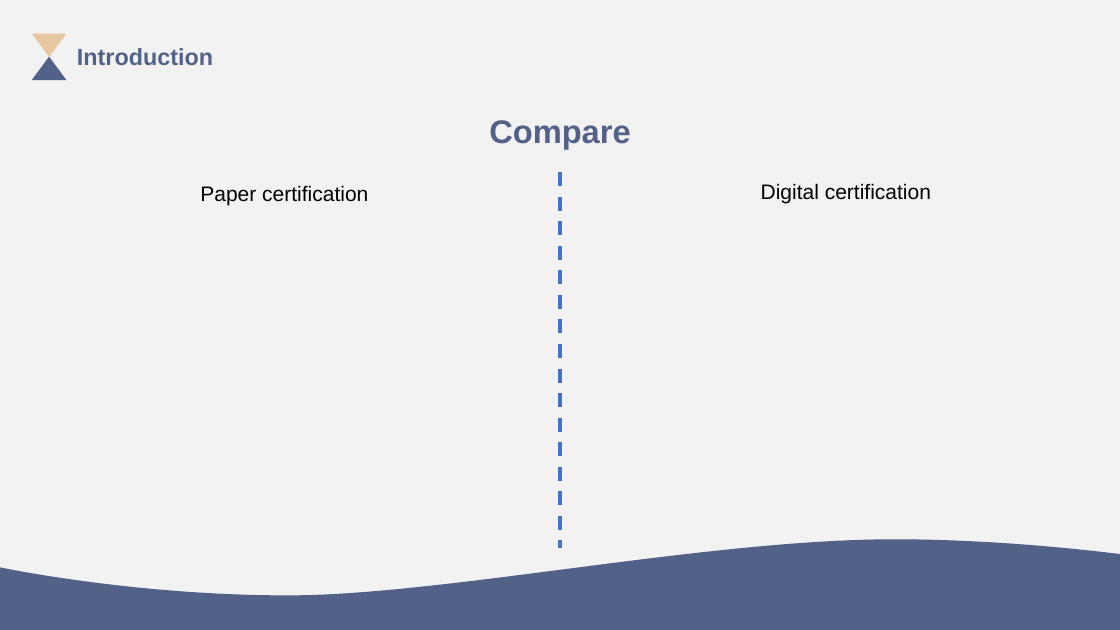
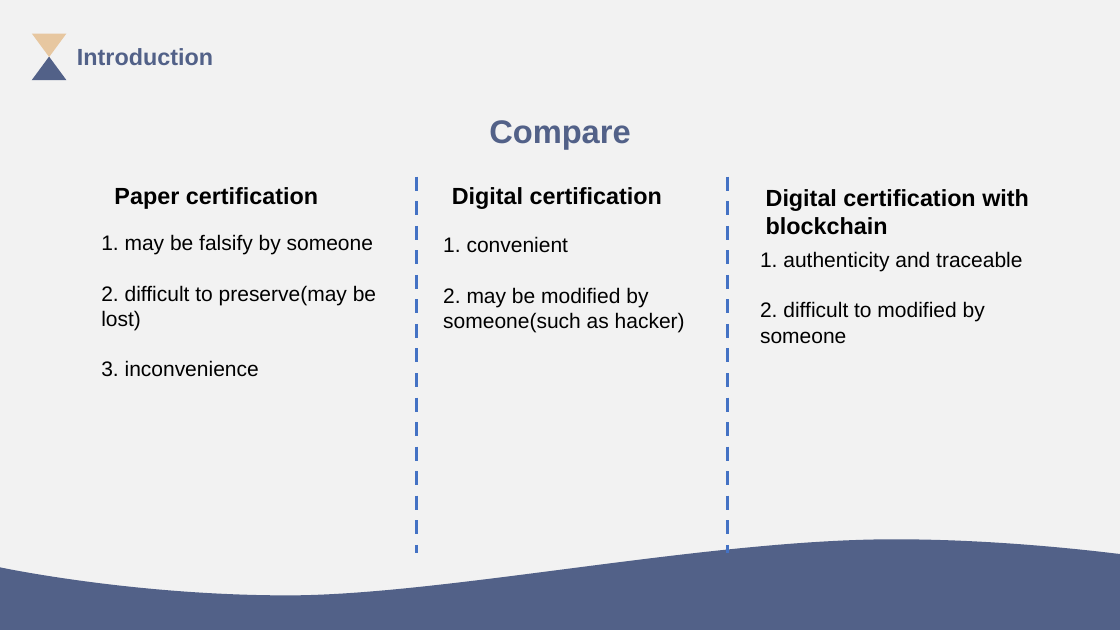
Before and after one commit to BravoChaoS/Block-Chain-Learning, a slide deck: slide 5 of slides/Report1.pptx (slide 4 before the commit). Drawn at 1120x630 pixels with LibreOffice and Linux fonts; fonts in the diff are those of the drawing. Boxes give left, top, right and bottom in pixels: in the first picture for what was removed or moved away, otherwise in the second. Text is boxed around its words. In the diff, an @@ line names an element or a change of style, - is before the commit and + after.

```diff
--- a/slides/Report1.pptx
+++ b/slides/Report1.pptx
@@ text "Paper certification": place and size @@
-text "Paper certification" at (200,185,368,206)
+text "Paper certification" at (114,187,318,209)
@@ text "Paper certification" at (114,187,318,209): size 18 to 20 pt, bold on @@
@@ line moved from (560, 172) - (560, 548) to (417, 176) - (417, 553) @@
@@ text "Digital certification" at (452,187,662,209): size 18 to 20 pt, bold on @@
@@ text "Digital certification": place and size @@
-text "Digital certification" at (761,183,931,204)
+text "Digital certification" at (452,187,662,209)
@@ line added from (728, 176) to (728, 553), #4472C4 3 pt dashed @@
@@ text added at (766,189,1029,235), 20 pt, text #000000, bold @@
+Digital certification with blockchain
@@ text added at (101,234,376,377), 18 pt, text #000000 @@
+1. may be falsify by someone
+2. difficult to preserve(may be lost)
+3. inconvenience
@@ text added at (443,236,685,332), 18 pt, text #000000 @@
+1. convenient
+2. may be modified by someone(such as hacker)
@@ text added at (760,251,1022,344), 18 pt, text #000000 @@
+1. authenticity and traceable
+2. difficult to modified by someone
```
Also in this commit, not shown: 1 other slide changed, 2 slides added, 2 other files.
